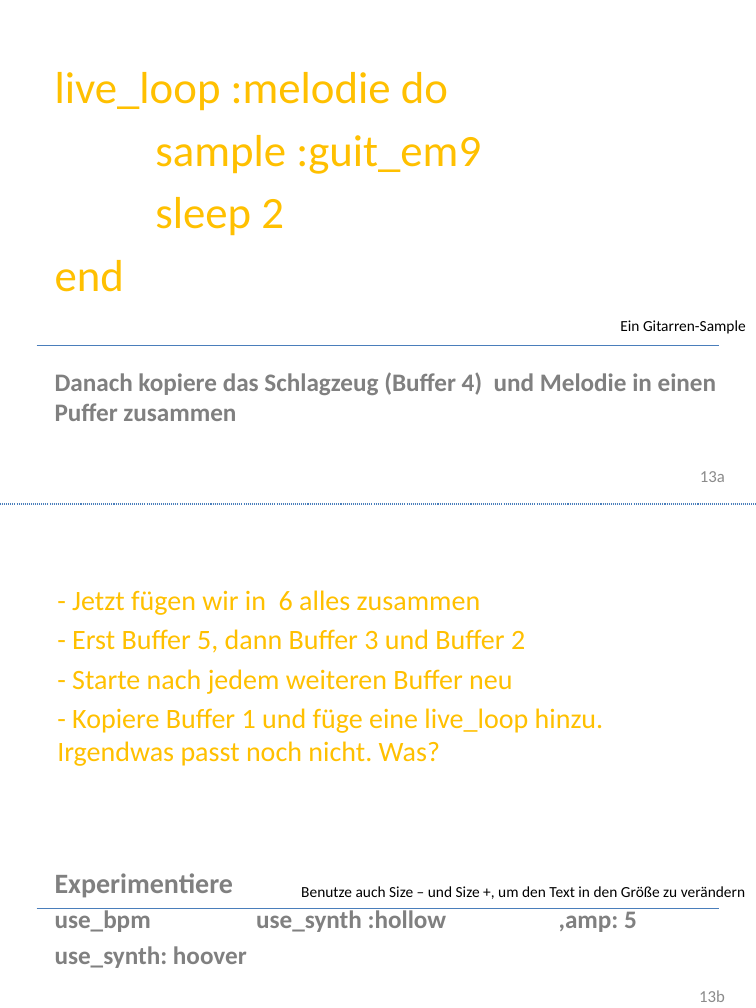
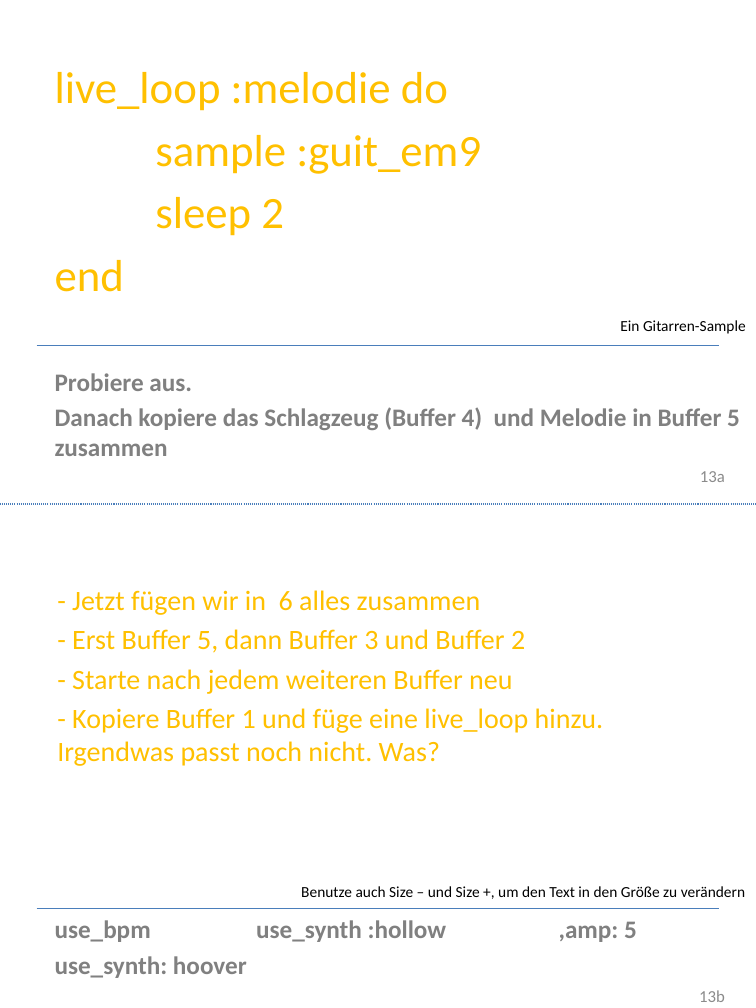
Before and after one commit to Devoxx4KidsDE/SonicPI, a slide deck: slide 13 of documentation/Sonic PI Workshop.pptx. Drawn at 756x1008 pixels with LibreOffice and Linux fonts; fonts in the diff are those of the drawing; background and template pictures are left out. Boxes give left, top, right and bottom in pixels: in the first picture for what was removed or moved away, otherwise in the second. Text is boxed around its words. In the diff, an @@ line names an element or a change of style, - is before the commit and + after.

```diff
--- a/documentation/Sonic PI Workshop.pptx
+++ b/documentation/Sonic PI Workshop.pptx
@@ text at (x1=55, y1=373, x2=740, y2=456): text changed @@
-Danach kopiere das Schlagzeug (Buffer 4) und Melodie in einen
-Puffer zusammen
+Probiere aus.
+Danach kopiere das Schlagzeug (Buffer 4) und Melodie in Buffer 5 zusammen
@@ text at (x1=55, y1=873, x2=234, y2=898): paragraph removed @@
-Experimentiere
@@ text "use_bpm use_synth :hollow ,amp: 5" moved from (x1=55, y1=873, x2=447, y2=968) to (x1=55, y1=920, x2=447, y2=978) @@
```
Also in this commit, not shown: 11 other slides changed, 2 slides added, 1 slide removed, 4 other files.
